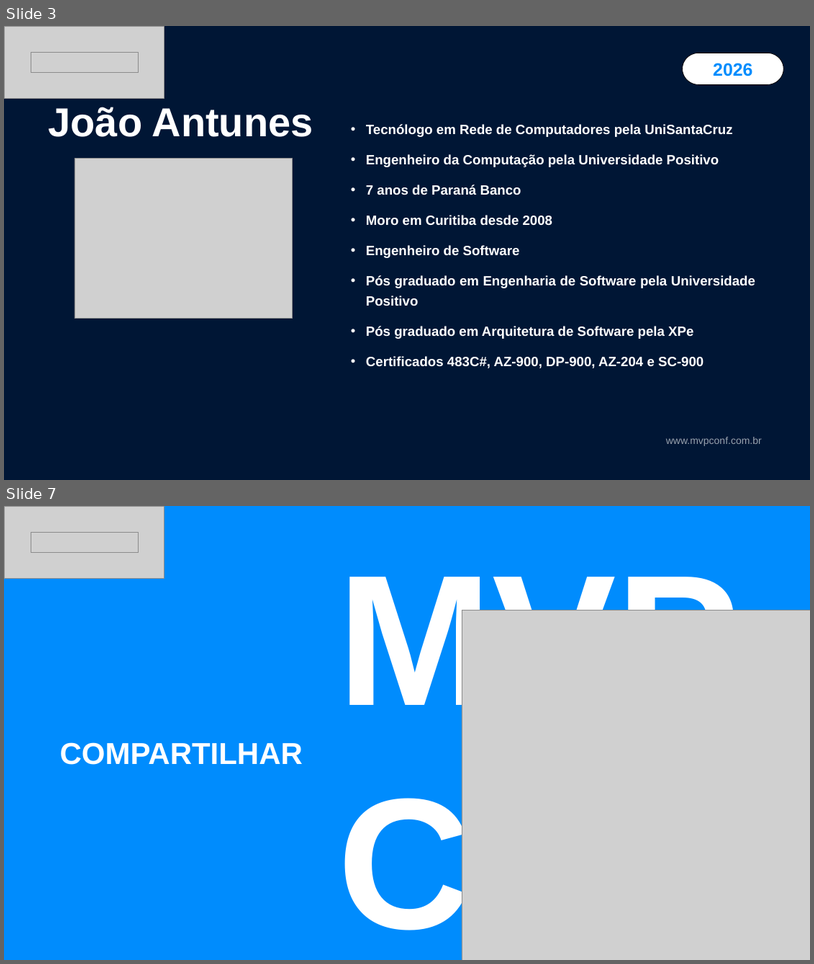
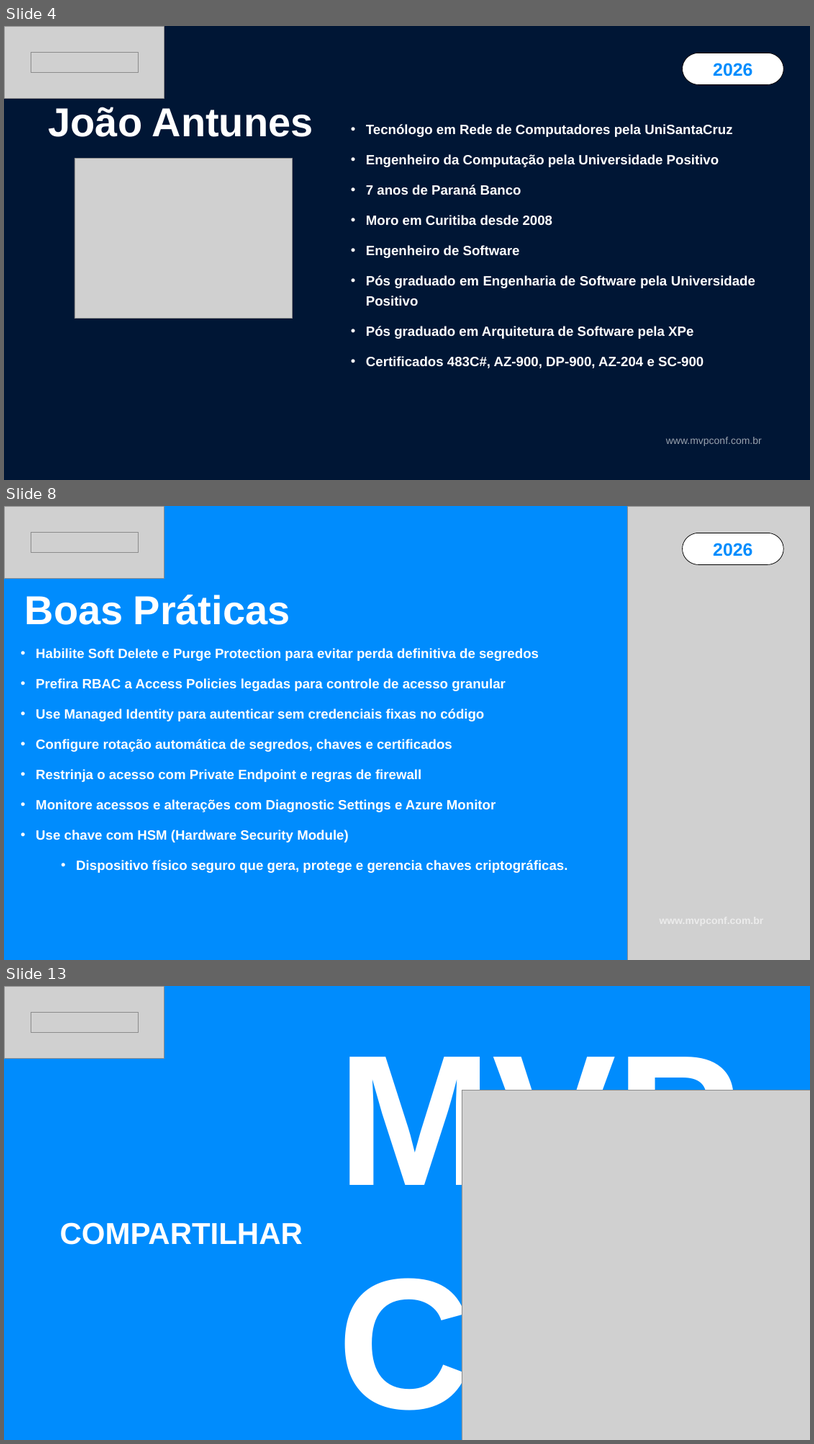
Before and after one commit to jpitapeva/keyvault_pipeline, a slide deck: Keyvault-MVPConf-2026.pptx. Shown one above the other, each under a label of ours: slides 3 and 7 before the commit, slides 4, 8 and 13 after it; the slides between them are not shown. The pictures are 814x964 and 814x1444 pixels, drawn with LibreOffice and Linux fonts; fonts in the diff are those of the drawing; grey boxes stand for pictures; background and template pictures are left out. Boxes give left, top, right and bottom in pixels: in the first picture for what was removed or moved away, otherwise in the second. Text is boxed around its words. In the diff, an @@ line names an element or a change of style, - is before the commit and + after.

```diff
--- a/Keyvault-MVPConf-2026.pptx
+++ b/Keyvault-MVPConf-2026.pptx
@@ slide 8 added at (x1=4, y1=506, x2=810, y2=960), background #008CFD @@
@@ picture added at (x1=4, y1=506, x2=164, y2=578) @@
@@ picture added at (x1=628, y1=506, x2=810, y2=960) @@
@@ picture added at (x1=31, y1=532, x2=138, y2=552) @@
@@ pill shape added at (x1=682, y1=533, x2=784, y2=565), fill #FFFFFF, outline #000000 1 pt, 32 pt, text #008CFD, bold @@
+2026
@@ text added at (x1=25, y1=595, x2=291, y2=625), 72 pt, text #FFFFFF, bold @@
+Boas Práticas
@@ text added at (x1=36, y1=648, x2=568, y2=872), 24 pt, text #FFFFFF, bold @@
+• Habilite Soft Delete e Purge Protection para evitar perda definitiva de segredos
+• Prefira RBAC a Access Policies legadas para controle de acesso granular
+• Use Managed Identity para autenticar sem credenciais fixas no código
+• Configure rotação automática de segredos, chaves e certificados
+• Restrinja o acesso com Private Endpoint e regras de firewall
+• Monitore acessos e alterações com Diagnostic Settings e Azure Monitor
+• Use chave com HSM (Hardware Security Module)
+    • Dispositivo físico seguro que gera, protege e gerencia chaves criptográficas.
@@ what was slide 3 is now slide 4 @@
@@ what was slide 7 is now slide 13 @@
```
Also in this commit, not shown: 3 slides changed, 5 other slides added.
